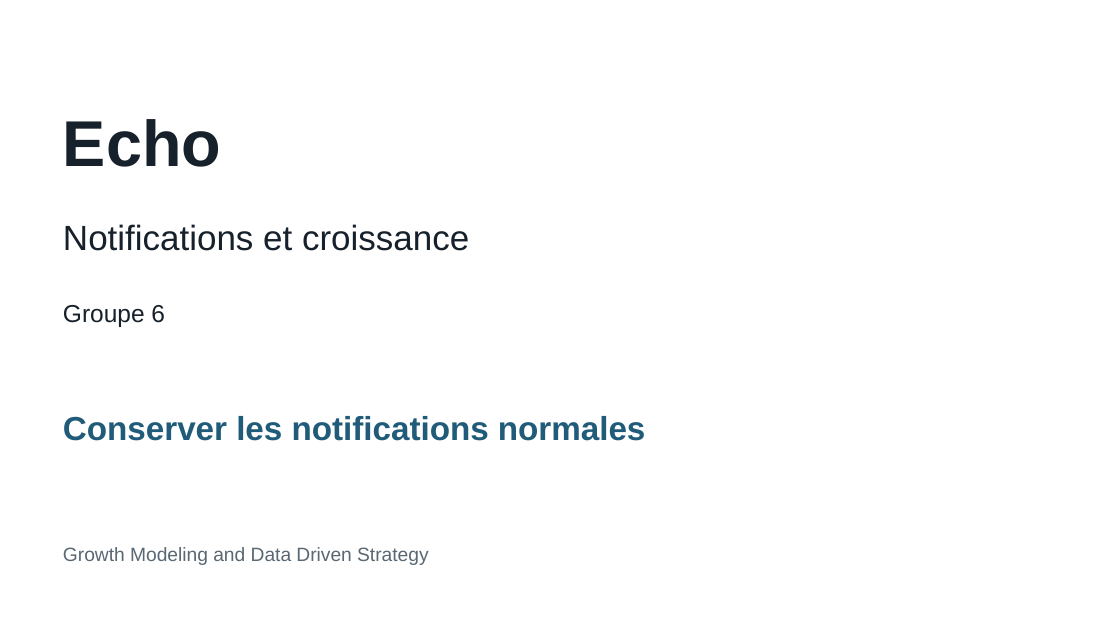
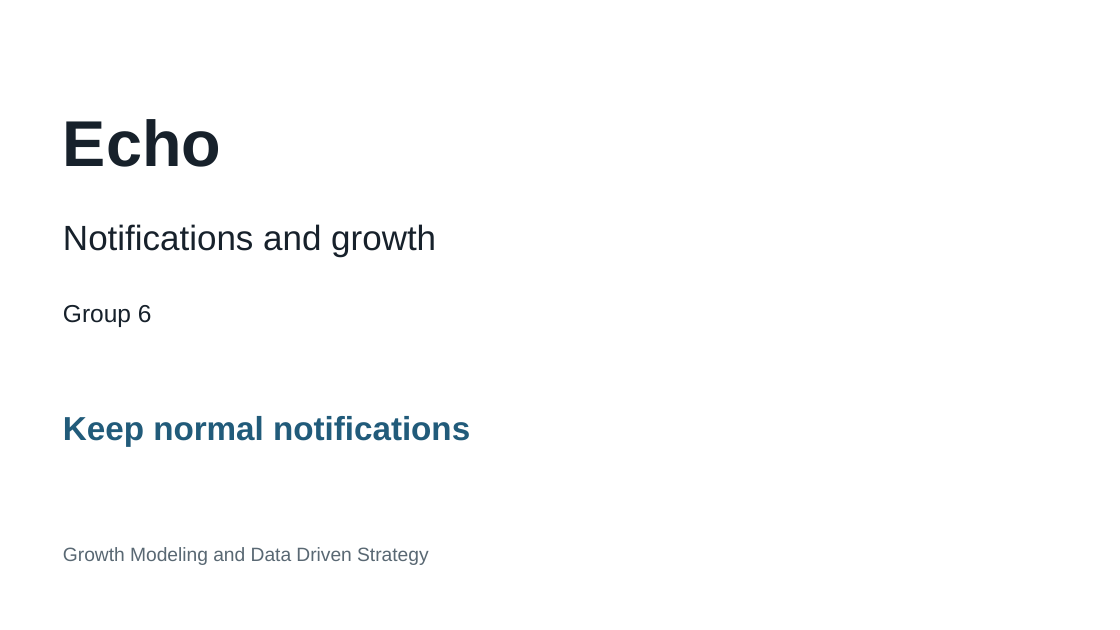
Before and after one commit to moss5002/GrowthModel, a slide deck: slide 1 of deliverables/G06_Echo_slides.pptx. Drawn at 1120x630 pixels with LibreOffice and Linux fonts; fonts in the diff are those of the drawing. Boxes give left, top, right and bottom in pixels: in the first picture for what was removed or moved away, otherwise in the second. Text is boxed around its words. In the diff, an @@ line names an element or a change of style, - is before the commit and + after.

```diff
--- a/deliverables/G06_Echo_slides.pptx
+++ b/deliverables/G06_Echo_slides.pptx
@@ text at (63,224,436,257): text changed @@
-Notifications et croissance
+Notifications and growth
@@ text at (63,305,152,327): text changed @@
-Groupe 6
+Group 6
@@ text at (63,416,470,447): text changed @@
-Conserver les notifications normales
+Keep normal notifications
```
Also in this commit, not shown: 6 other slides changed, 3 slides added, 3 slides removed, 7 other files.
